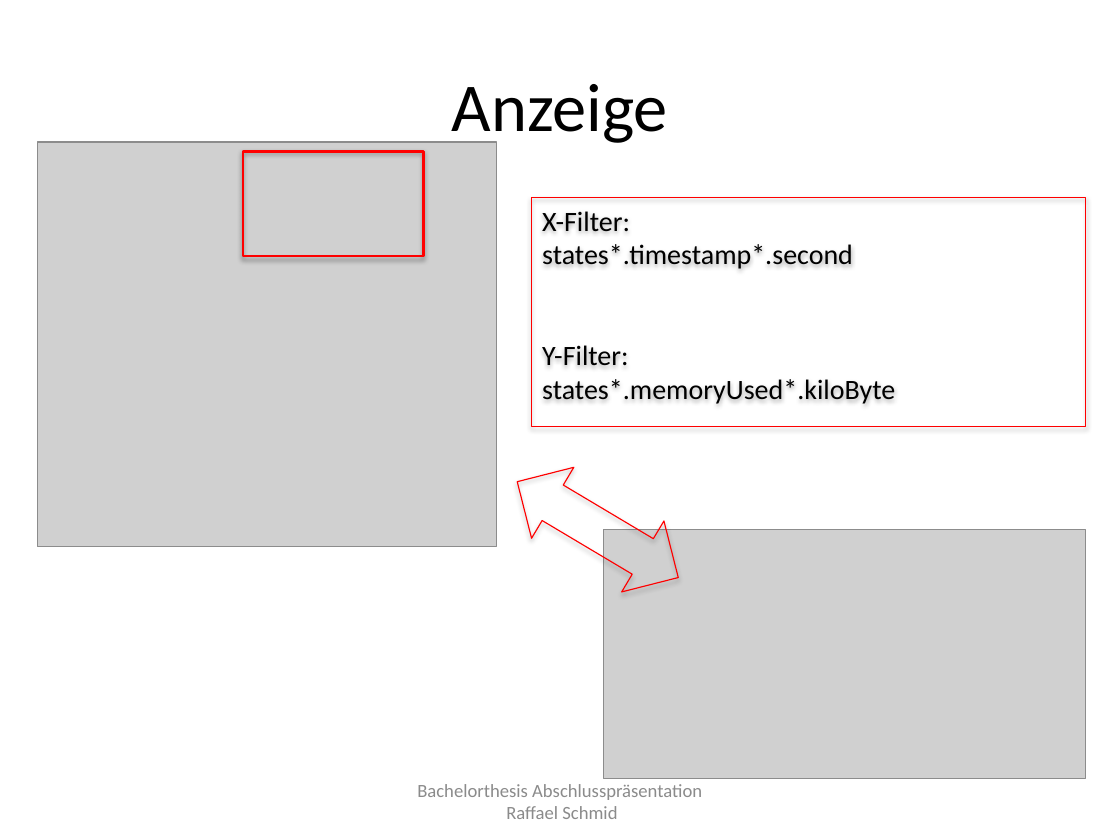
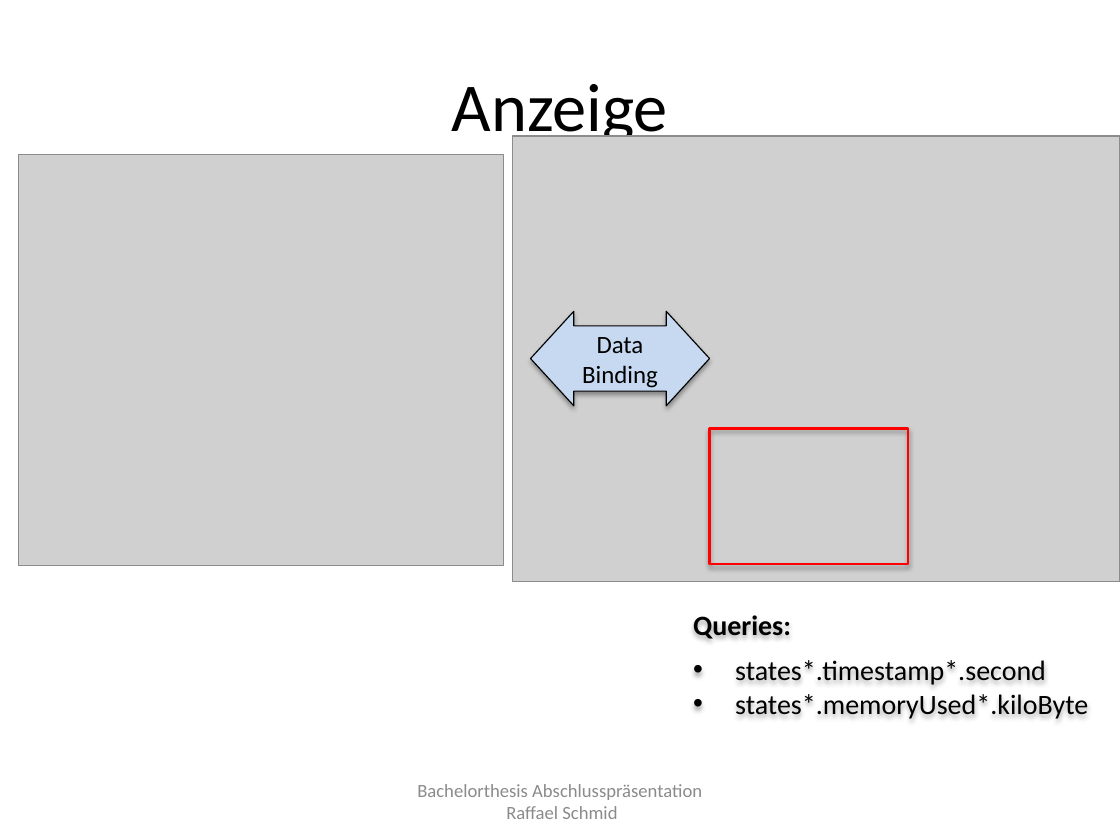
Before and after one commit to raffaelschmid/bachelorthesis, a slide deck: slide 11 of Dokumentation/Abschlusspraesentation/rschmid_bachelorthesis_abschlusspraesentation.pptx (slide 12 before the commit). Drawn at 1120x840 pixels with LibreOffice and Linux fonts; fonts in the diff are those of the drawing; grey boxes stand for pictures. Boxes give left, top, right and bottom in pixels: in the first picture for what was removed or moved away, otherwise in the second. Text is boxed around its words. In the diff, an @@ line names an element or a change of style, - is before the commit and + after.

```diff
--- a/Dokumentation/Abschlusspraesentation/rschmid_bachelorthesis_abschlusspraesentation.pptx
+++ b/Dokumentation/Abschlusspraesentation/rschmid_bachelorthesis_abschlusspraesentation.pptx
@@ picture added at box(512, 136, 1120, 581) @@
@@ picture: place and size @@
-picture at box(37, 142, 496, 547)
+picture at box(19, 155, 504, 566)
@@ left right arrow added at box(531, 311, 710, 405), fill #C6D9F1, outline #000000 0.75 pt, 16 pt, text #000000 @@
+Data
+Binding
@@ text at box(542, 345, 628, 366): paragraph removed @@
-Y-Filter:
@@ left right arrow removed at box(496, 446, 699, 613) @@
@@ rectangle: place and size @@
-rectangle at box(243, 151, 423, 256)
+rectangle at box(710, 429, 908, 564)
@@ picture removed at box(604, 530, 1086, 778) @@
@@ text "Queries:": place and size @@
-text "Queries:" at box(531, 197, 1085, 426)
+text "Queries:" at box(693, 615, 1088, 719)
@@ text "Queries:" at box(693, 615, 1088, 719): outline #FF0000 0.75 pt to none; shadow off @@
@@ text at box(693, 615, 791, 639): text changed; bold on @@
-X-Filter:
+Queries:
@@ text at box(735, 660, 1088, 719): bullet none to • @@
```
Also in this commit, not shown: 4 other slides changed, 1 slide removed.
